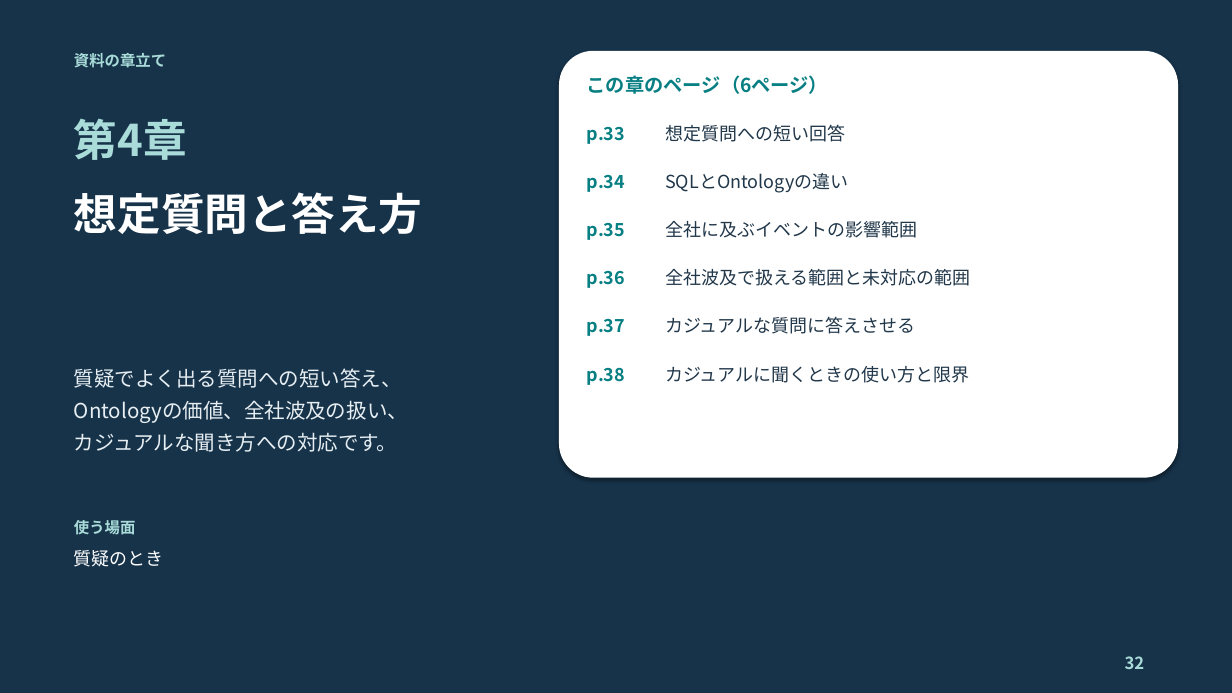
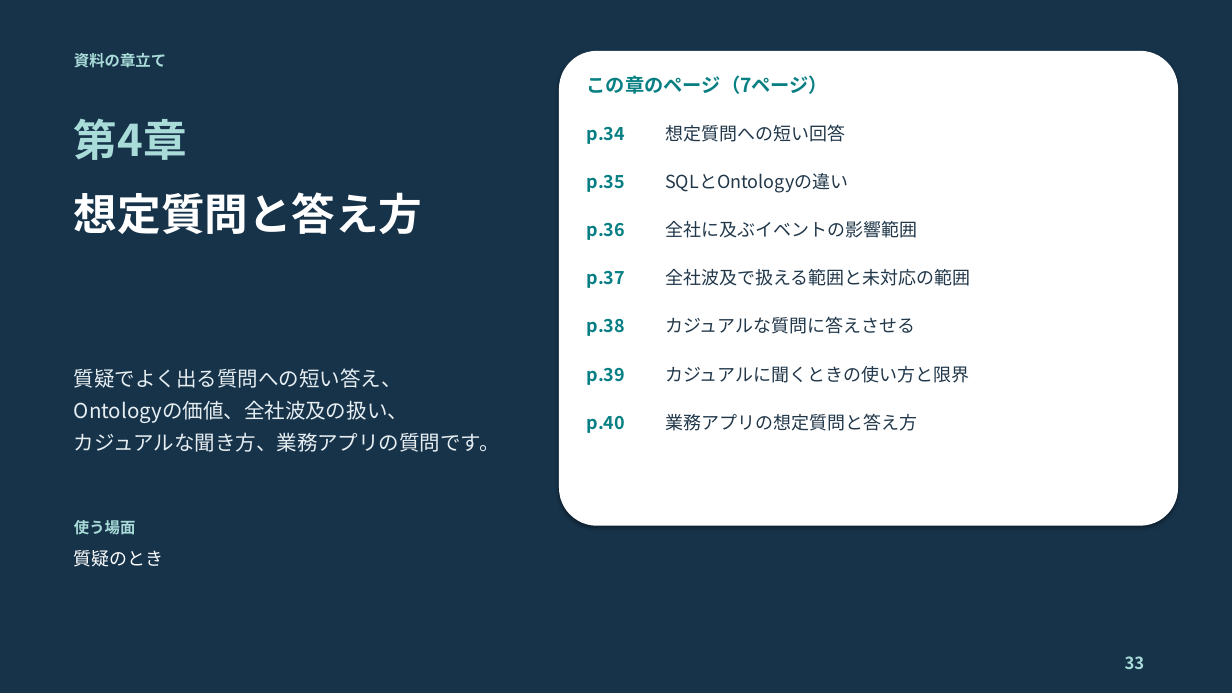
Before and after one commit to c-nova/FabricOntology_Trading, a slide deck: slide 33 of decks/TradingOntology_Demo_Presenter_Guide_JA.pptx (slide 32 before the commit). Drawn at 1232x693 pixels with LibreOffice and Linux fonts; fonts in the diff are those of the drawing. Boxes give left, top, right and bottom in pixels: in the first picture for what was removed or moved away, otherwise in the second. Text is boxed around its words. In the diff, an @@ line names an element or a change of style, - is before the commit and + after.

```diff
--- a/decks/TradingOntology_Demo_Presenter_Guide_JA.pptx
+++ b/decks/TradingOntology_Demo_Presenter_Guide_JA.pptx
@@ rounded rectangle: place and size @@
-rounded rectangle at [559,51,1178,478]
+rounded rectangle at [559,51,1178,526]
@@ text at [587,75,829,94]: text changed @@
-この章のページ（6ページ）
+この章のページ（7ページ）
@@ text at [587,127,625,144]: text changed @@
-p.33
+p.34
@@ text at [587,175,625,192]: text changed @@
-p.34
+p.35
@@ text at [587,223,625,240]: text changed @@
-p.35
+p.36
@@ text at [587,271,625,288]: text changed @@
-p.36
+p.37
@@ text at [587,318,625,336]: text changed @@
-p.37
+p.38
@@ text at [587,368,625,385]: text changed @@
-p.38
+p.39
@@ text added at [587,416,625,433], 14 pt, text #087F83, bold @@
+p.40
@@ text added at [665,413,917,431], 14 pt, text #21374A @@
+業務アプリの想定質問と答え方
@@ text at [74,432,500,452]: text changed @@
-カジュアルな聞き方への対応です。
+カジュアルな聞き方、業務アプリの質問です。
@@ text at [1125,656,1145,669]: text changed @@
-32
+33
```
Also in this commit, not shown: 29 other slides changed, 2 slides added, 10 other files.
